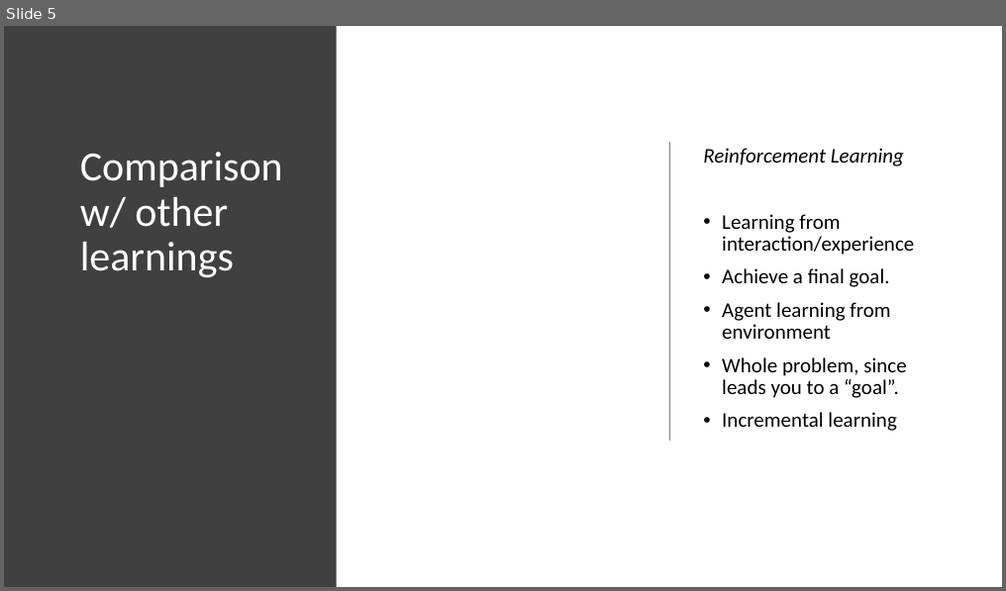
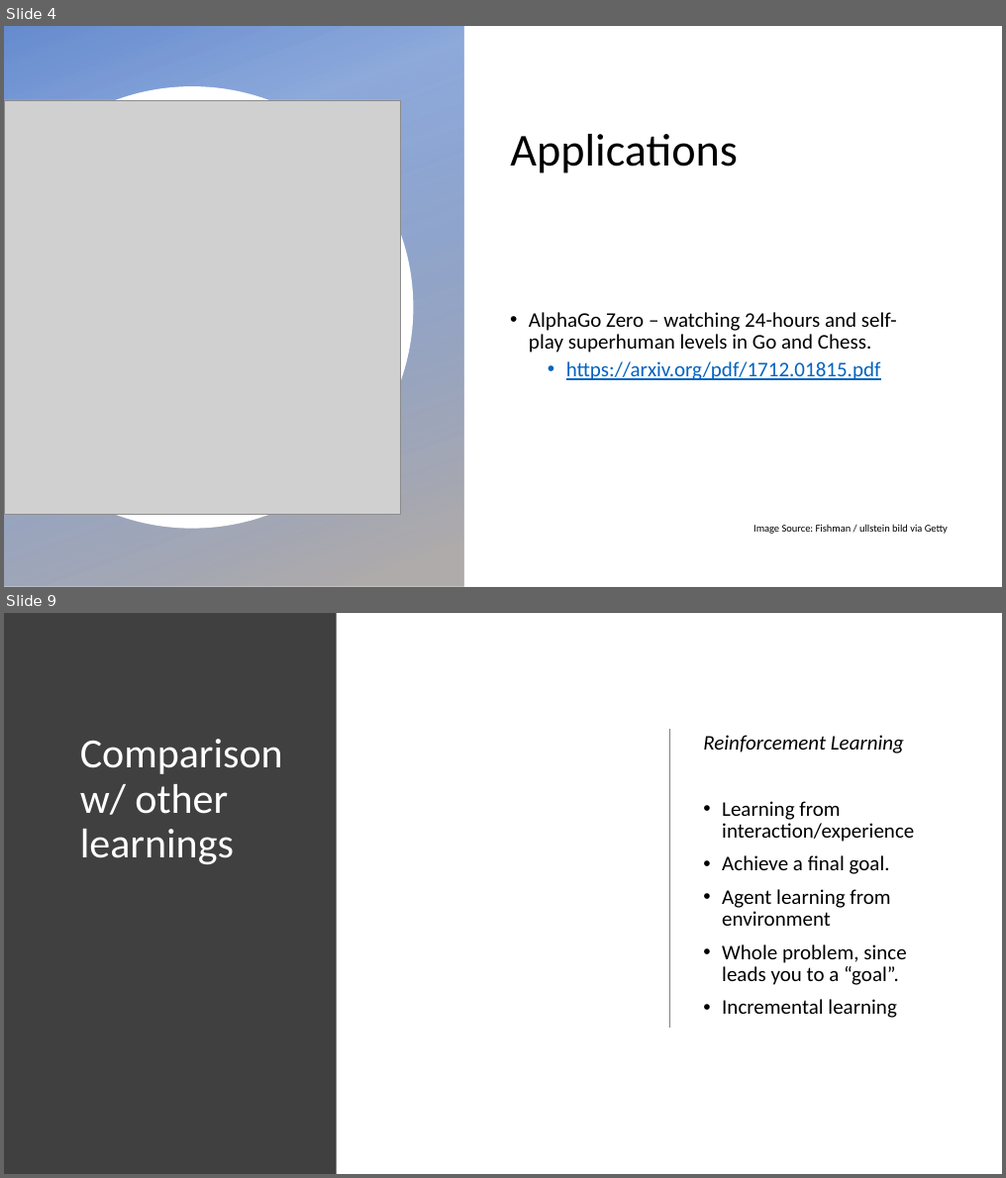
Before and after one commit to ameet123/rl_demo, a slide deck: RL.pptx. Shown one above the other, each under a label of ours: slide 5 before the commit, slides 4 and 9 after it; the slides between them are not shown. The pictures are 1006x591 and 1006x1178 pixels, drawn with LibreOffice and Linux fonts; fonts in the diff are those of the drawing; grey boxes stand for pictures; background and template pictures are left out. Boxes give left, top, right and bottom in pixels: in the first picture for what was removed or moved away, otherwise in the second. Text is boxed around its words. In the diff, an @@ line names an element or a change of style, - is before the commit and + after.

```diff
--- a/RL.pptx
+++ b/RL.pptx
@@ slide 4 added at <box>4,26,1002,587</box>, background picture (left out) @@
@@ rectangle added at <box>4,26,463,587</box>, fill gradient #4472C4 to #AFABAB @@
@@ freeform shape added at <box>4,86,414,529</box>, fill #FFFFFF @@
@@ picture added at <box>4,100,400,515</box> @@
@@ title added at <box>510,134,738,174</box>, 44 pt, text #000000 @@
+Applications
@@ text added at <box>529,312,897,380</box>, 20 pt, text #000000 @@
+• AlphaGo Zero – watching 24-hours and self-play superhuman levels in Go and Chess.
+  • https://arxiv.org/pdf/1712.01815.pdf
@@ text added at <box>753,524,947,534</box>, 10 pt, text #000000 @@
+Image Source: Fishman / ullstein bild via Getty
@@ what was slide 5 is now slide 9 @@
```
Also in this commit, not shown: 2 slides changed, 5 other slides added, 1 slide removed.
